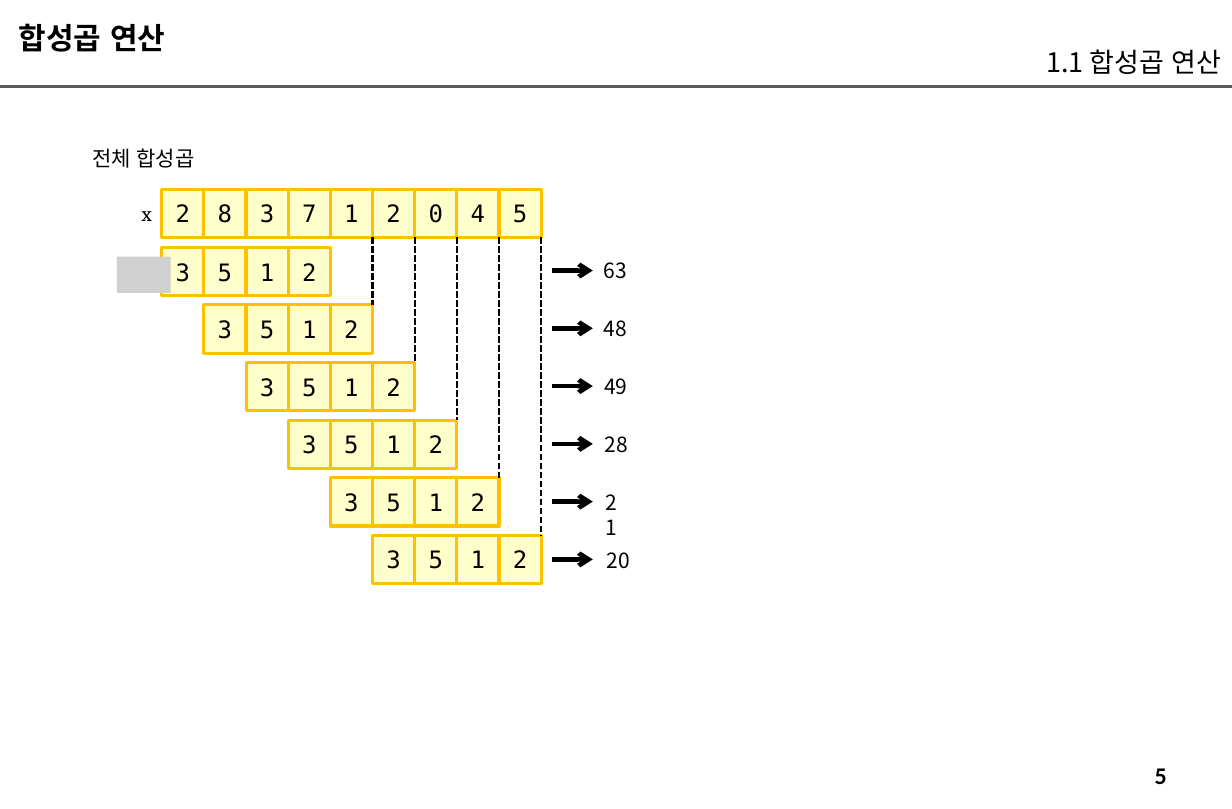
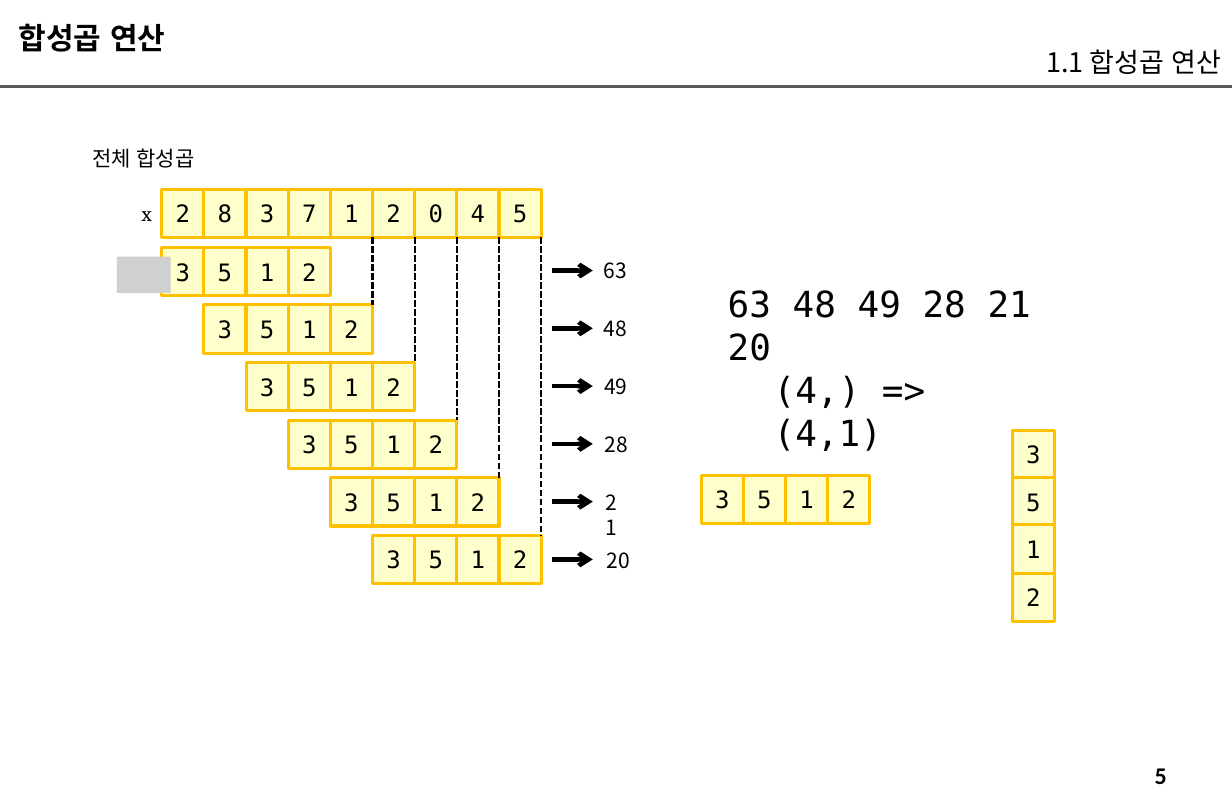
Before and after one commit to imguru-mooc/AI_CNN, a slide deck: slide 5 of 교재_판서_1.pptx. Drawn at 1232x809 pixels with LibreOffice and Linux fonts; fonts in the diff are those of the drawing; grey boxes stand for pictures. Boxes give left, top, right and bottom in pixels: in the first picture for what was removed or moved away, otherwise in the second. Text is boxed around its words. In the diff, an @@ line names an element or a change of style, - is before the commit and + after.

```diff
--- a/교재_판서_1.pptx
+++ b/교재_판서_1.pptx
@@ text added at <box>728,290,966,361</box>, 24 pt, text #000000 @@
+63 48 49 28 21 20
@@ text added at <box>774,375,882,451</box>, 24 pt, text #000000 @@
+(4,) => (4,1)
@@ rectangle added at <box>1012,430,1054,479</box>, fill #FFFFCC, outline #FFC000 2 pt, 16 pt, text #000000 @@
+3
@@ rectangle added at <box>701,475,743,523</box>, fill #FFFFCC, outline #FFC000 2 pt, 16 pt, text #000000 @@
+3
@@ rectangle added at <box>743,475,785,523</box>, fill #FFFFCC, outline #FFC000 2 pt, 16 pt, text #000000 @@
+5
@@ rectangle added at <box>785,475,827,523</box>, fill #FFFFCC, outline #FFC000 2 pt, 16 pt, text #000000 @@
+1
@@ rectangle added at <box>827,475,870,523</box>, fill #FFFFCC, outline #FFC000 2 pt, 16 pt, text #000000 @@
+2
@@ rectangle added at <box>1012,478,1054,526</box>, fill #FFFFCC, outline #FFC000 2 pt, 16 pt, text #000000 @@
+5
@@ rectangle added at <box>1012,524,1054,573</box>, fill #FFFFCC, outline #FFC000 2 pt, 16 pt, text #000000 @@
+1
@@ rectangle added at <box>1012,573,1054,621</box>, fill #FFFFCC, outline #FFC000 2 pt, 16 pt, text #000000 @@
+2
```
Also in this commit, not shown: 24 other slides changed, 2 slides added.
